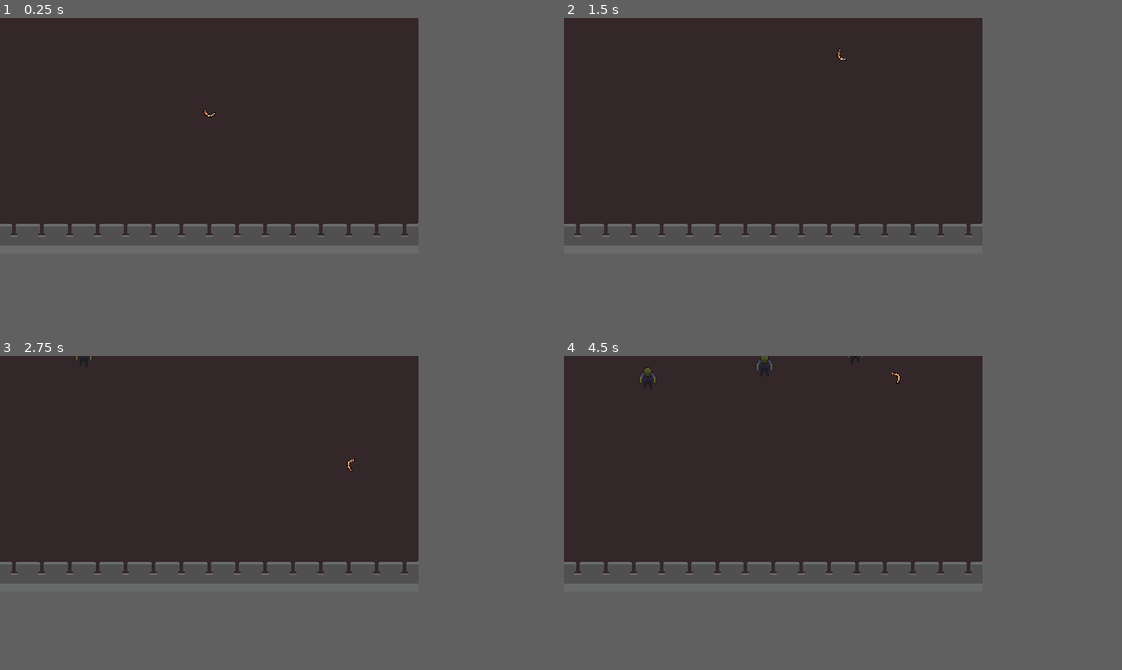
Above: before the commit, frames 1-4 (two rows, left to right).
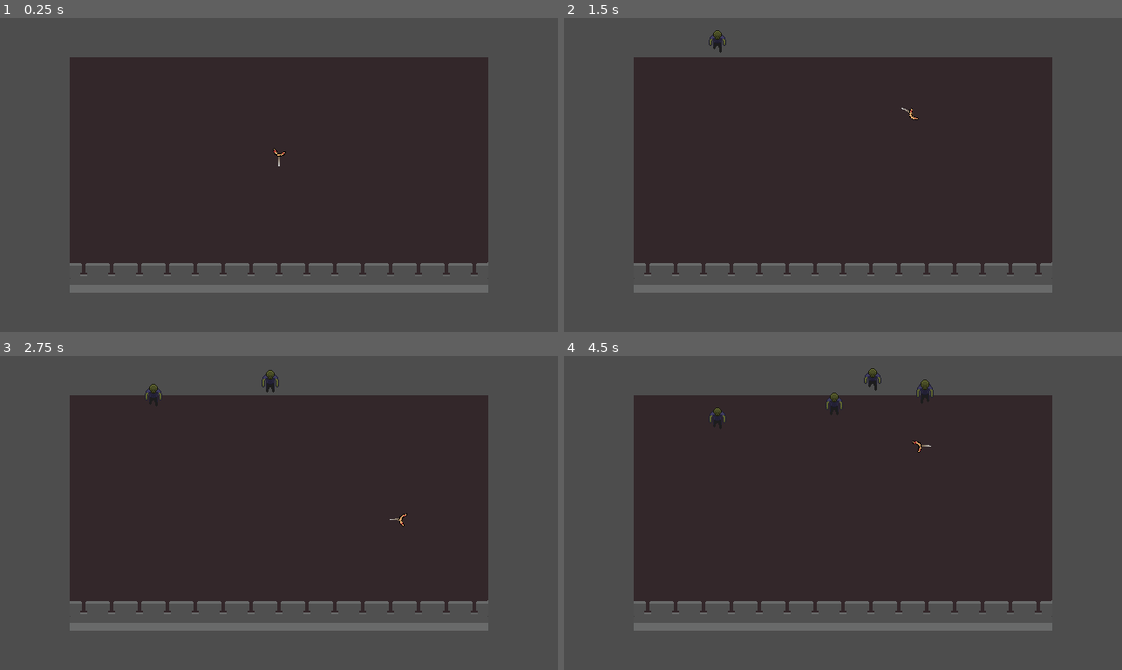
Above: after the commit, the same moments.

Repository: jeisaRaja/doomerang
Game: Godot game, scene res://scenes/levels/level_1.tscn
The game is run twice, just before and just after one commit, with the same random seed, the same clock (stepped at 60 frames per second) and the same inputs. The project has no main scene, so this scene is started directly.
Inputs:
- Up to frame 1 (0.25 s): no input
- Up to frame 2 (1.5 s): hold D (right) 0.53-1.28 s; hold S (down) from 1.28 s (still down)
- Up to frame 3 (2.75 s): release S (down) at 2.03 s; hold D (right) from 2.03 s (still down)
- Up to frame 4 (4.5 s): release D (right) at 2.78 s; hold W (up) 2.78-3.53 s; hold A (left) from 3.53 s (still down)
The window is 480x270 before the commit and 640x360 after it. Grey fills any space a smaller window leaves; there, only what the larger window draws over its background counts as a difference.

The runs differ from the first frame. In frame 1, 35% of the frame differs, in the area x 0-88%, y 0-88%; in frame 2, 35%; in frame 3, 35%; in frame 4, 35%.

Commit message:
add trail to the player

Diff:
--- a/components/movement.gd
+++ b/components/movement.gd
@@ -8,22 +8,14 @@
 @export var actor: CharacterBody2D
 
 const ANGLE_THRESHOLD: float = 0.9
-const WEIGHT_MULTIPLIER: float = 2.0
+const WEIGHT_MULTIPLIER: float = 5.0
 
 
 func _process(delta: float):
 	var input_direction = Input.get_vector("left", "right", "up", "down")
 
 	if input_direction != Vector2.ZERO:
-		var norm_input = input_direction.normalized()
-		var norm_direction = direction.normalized()
-
-		var alignment = norm_input.dot(norm_direction)
-
-		if alignment > -ANGLE_THRESHOLD:
-			var weight = clamp((1.0 - abs(alignment)) * WEIGHT_MULTIPLIER, 0, 1)
-
-			direction = direction.move_toward(input_direction, turn_speed * delta * weight)
+		direction = direction.move_toward(input_direction, turn_speed * delta)
 
 	direction = direction.normalized()
 
--- a/project.godot
+++ b/project.godot
@@ -20,8 +20,8 @@
 
 [display]
 
-window/size/viewport_width=480
-window/size/viewport_height=270
+window/size/viewport_width=640
+window/size/viewport_height=360
 window/stretch/mode="canvas_items"
 
 [global_group]
--- a/scenes/levels/level_1.tscn
+++ b/scenes/levels/level_1.tscn
@@ -1,8 +1,10 @@
-[gd_scene load_steps=7 format=3 uid="uid://cda40656i7rg8"]
+[gd_scene load_steps=10 format=3 uid="uid://cda40656i7rg8"]
 
 [ext_resource type="PackedScene" uid="uid://daef6h111qk1p" path="res://scenes/player/player.tscn" id="1_c4ogy"]
 [ext_resource type="Texture2D" uid="uid://pwuawlesli04" path="res://arts/map.png" id="3_xacif"]
 [ext_resource type="PackedScene" uid="uid://cejx7glgsmwjx" path="res://scenes/levels/spawner.tscn" id="4_0qqcy"]
+[ext_resource type="Script" path="res://scenes/levels/zombie_wall.gd" id="4_vxxtd"]
+[ext_resource type="PackedScene" uid="uid://bkp1y3rtkux4o" path="res://scenes/player/trail.tscn" id="5_mr5xq"]
 
 [sub_resource type="RectangleShape2D" id="RectangleShape2D_110fo"]
 size = Vector2(480, 20)
@@ -13,12 +15,17 @@
 [sub_resource type="RectangleShape2D" id="RectangleShape2D_qgw31"]
 size = Vector2(480, 20)
 
+[sub_resource type="Curve" id="Curve_e8mis"]
+_data = [Vector2(0.0147679, 0.56044), 0.0, 0.0, 0, 0, Vector2(1, 0.217582), 0.0, 0.0, 0, 0]
+point_count = 2
+
 [node name="Level1" type="Node2D"]
 
 [node name="Background" type="Sprite2D" parent="."]
 texture = ExtResource("3_xacif")
 
 [node name="Player" parent="." instance=ExtResource("1_c4ogy")]
+z_index = 1
 
 [node name="Camera2D" type="Camera2D" parent="."]
 
@@ -48,7 +55,13 @@
 [node name="ZombieWall" type="Area2D" parent="." groups=["wall"]]
 collision_layer = 8
 collision_mask = 2
+script = ExtResource("4_vxxtd")
 
 [node name="CollisionShape2D" type="CollisionShape2D" parent="ZombieWall"]
 position = Vector2(0, 144)
 shape = SubResource("RectangleShape2D_qgw31")
+
+[node name="Trail" parent="." node_paths=PackedStringArray("player") instance=ExtResource("5_mr5xq")]
+width_curve = SubResource("Curve_e8mis")
+player = NodePath("../Player")
+MAX_LENGTH = 10
--- /dev/null
+++ b/scenes/levels/zombie_wall.gd
@@ -0,0 +1,10 @@
+extends Area2D
+
+
+func _ready():
+	body_entered.connect(_on_body_entered)
+
+
+func _on_body_entered(body: Node2D):
+	if body is Zombie:
+		body.queue_free()
--- /dev/null
+++ b/scenes/player/trail.gd
@@ -0,0 +1,19 @@
+extends Line2D
+
+@export var player: Player
+@export var MAX_LENGTH: int
+
+var queue: Array
+
+
+func _process(_delta):
+	var pos = player.position
+	queue.push_front(pos)
+
+	if queue.size() > MAX_LENGTH:
+		queue.pop_back()
+
+	clear_points()
+
+	for point in queue:
+		add_point(point)
--- /dev/null
+++ b/scenes/player/trail.tscn
@@ -0,0 +1,11 @@
+[gd_scene load_steps=3 format=3 uid="uid://bkp1y3rtkux4o"]
+
+[ext_resource type="Script" path="res://scenes/player/trail.gd" id="1_0dkqe"]
+
+[sub_resource type="Gradient" id="Gradient_wwieq"]
+colors = PackedColorArray(0.273523, 0.174048, 0.0531369, 1, 0.798791, 0.798791, 0.798791, 1)
+
+[node name="Trail" type="Line2D"]
+width = 5.0
+gradient = SubResource("Gradient_wwieq")
+script = ExtResource("1_0dkqe")
